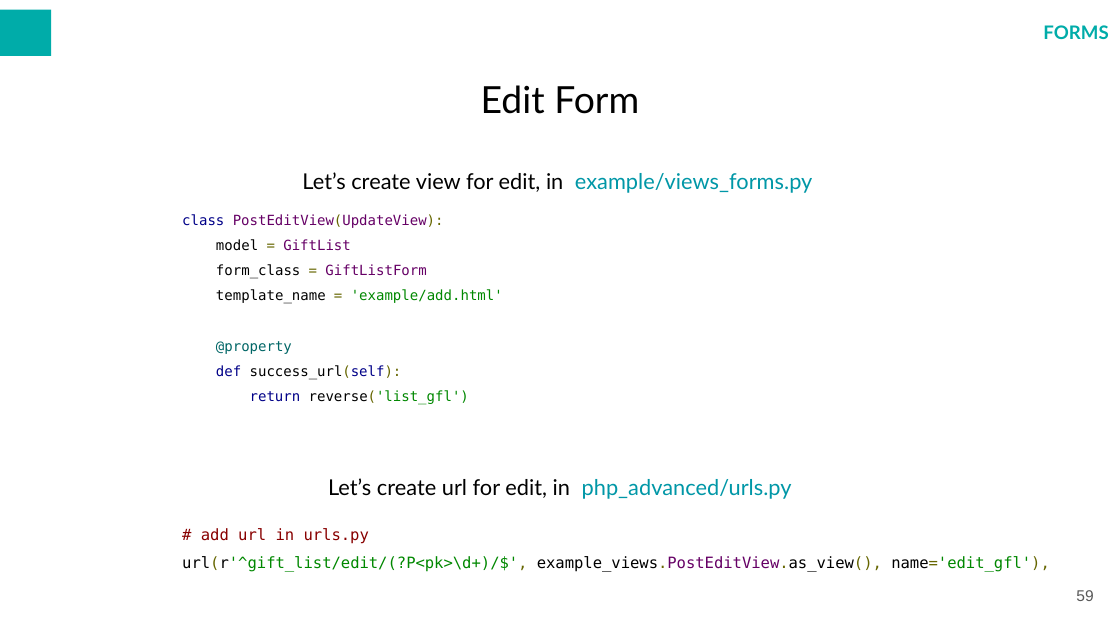
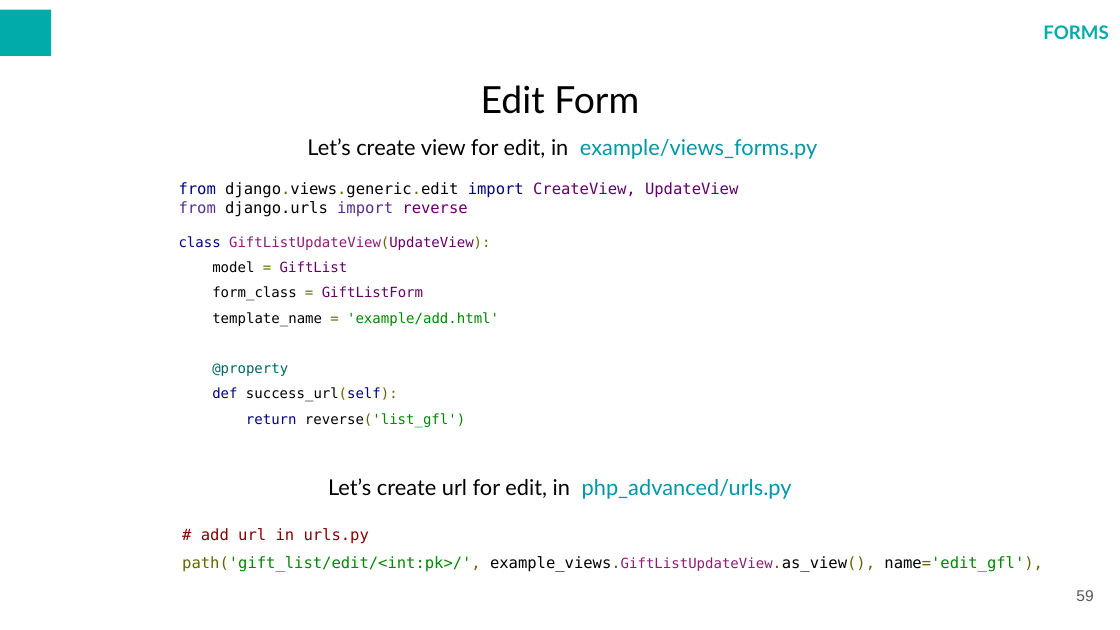
Before and after one commit to warcholprzemo/php-advanced, a slide deck: slide 59 of docs/PHP ADVANCED.odp. Drawn at 1120x630 pixels with LibreOffice and Linux fonts; fonts in the diff are those of the drawing; background and template pictures are left out. Boxes give left, top, right and bottom in pixels: in the first picture for what was removed or moved away, otherwise in the second. Text is boxed around its words. In the diff, an @@ line names an element or a change of style, - is before the commit and + after.

Commit message:
Check forms, templates and tests (last 30 slides)

```diff
--- a/docs/PHP ADVANCED.odp
+++ b/docs/PHP ADVANCED.odp
@@ text "Let’s create view for edit, ...": place and size @@
-text "Let’s create view for edit, ..." at bbox=[302, 172, 812, 193]
+text "Let’s create view for edit, ..." at bbox=[307, 138, 817, 159]
@@ text "from django.views.generic.edit import CreateView, UpdateView": place and size @@
-text "from django.views.generic.edit import CreateView, UpdateView" at bbox=[182, 214, 503, 405]
+text "from django.views.generic.edit import CreateView, UpdateView" at bbox=[179, 182, 738, 427]
@@ text at bbox=[179, 182, 738, 250]: text changed; size 9 to 10 pt @@
-class PostEditView(UpdateView):
+from django.views.generic.edit import CreateView, UpdateView
+from django.urls import reverse
+class GiftListUpdateView(UpdateView):
@@ text at bbox=[182, 556, 1043, 572]: text changed @@
-url(r'^gift_list/edit/(?P<pk>\d+)/$', example_views.PostEditView.as_view(), name='edit_gfl'),
+path('gift_list/edit/<int:pk>/', example_views.GiftListUpdateView.as_view(), name='edit_gfl'),
```
Also in this commit, not shown: 11 other slides changed, 9 other files.
